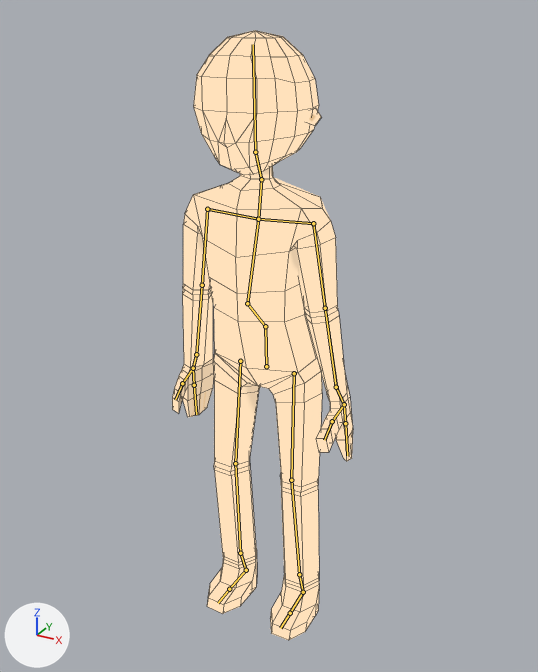
Renders of the Blender file Models/BaseCharacter.blend from each side of a commit.
Camera for both pictures: a 50 mm camera at (1.82, -3.29, 3.48) aimed at (0.0, 0.01, 1.83). Arrows for +X, +Y and +Z are at lower left; the lights stay in place. Both versions are drawn at frame 6 of the action 'idle_loop'; the numbers are the values there. The bones that bend it are drawn over the model as lines. Mesh edges are drawn as thin lines.

In view in the first picture: 'Body'.
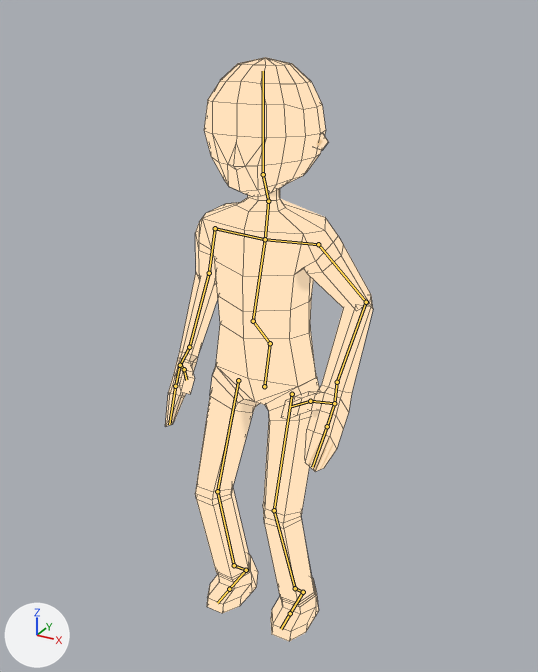
Changed parts and their boxes (x1, y1, x2, y2) in the pictures (538 x 672 px):
'Body', posed (15% wider)
    before: (172, 30, 353, 640)
    after: (165, 57, 373, 641)

What changed in the scene script:
```text
Change bone_foot_l:
    where bone_foot_l = bpy.data.objects['Armature'].pose.bones['Foot L']  # child of 'Ankle L'
    bone_foot_l.rotation_quaternion: (1.0, 0.0, 0.0, 0.0) -> (0.974, -0.228, -0.01, 0.006)  # degrees (0, 0, 0) -> degrees (-26, -1, 1)
Change bone_foot_r:
    where bone_foot_r = bpy.data.objects['Armature'].pose.bones['Foot R']  # child of 'Ankle R'
    bone_foot_r.rotation_quaternion: (1.0, 0.0, 0.0, 0.0) -> (0.974, -0.228, 0.01, -0.006)  # degrees (0, 0, 0) -> degrees (-26, 1, -1)
Change bone_ik_elbow_l:
    where bone_ik_elbow_l = bpy.data.objects['Armature'].pose.bones['IK Elbow L']
    bone_ik_elbow_l.location: (0.0, 0.0, 0.0) -> (0.741, 0.004, -0.858)
Change bone_ik_hip:
    where bone_ik_hip = bpy.data.objects['Armature'].pose.bones['IK Hip']
    bone_ik_hip.location: (0.0, 0.0, 0.0) -> (0.0, -0.025, -0.113)
Change bone_ik_torso:
    where bone_ik_torso = bpy.data.objects['Armature'].pose.bones['IK Torso']  # child of 'IK Hip'
    bone_ik_torso.location: (-0.002, -0.075, 0.004) -> (0.0, 0.0, 0.0)
Change bone_ik_hand_l:
    where bone_ik_hand_l = bpy.data.objects['Armature'].pose.bones['IK Hand L']  # child of 'IK Hip'
    bone_ik_hand_l.location: (-0.738, 0.0, -1.076) -> (-0.741, -0.041, -0.69)
Change bone_ik_hand_r:
    where bone_ik_hand_r = bpy.data.objects['Armature'].pose.bones['IK Hand R']  # child of 'IK Hip'
    bone_ik_hand_r.location: (0.671, 0.0, -1.388) -> (0.734, -0.041, -0.694)
Change bone_ik_elbow_r:
    where bone_ik_elbow_r = bpy.data.objects['Armature'].pose.bones['IK Elbow R']
    bone_ik_elbow_r.location: (0.0, 0.0, 0.0) -> (-0.734, 0.004, -0.861)
```
